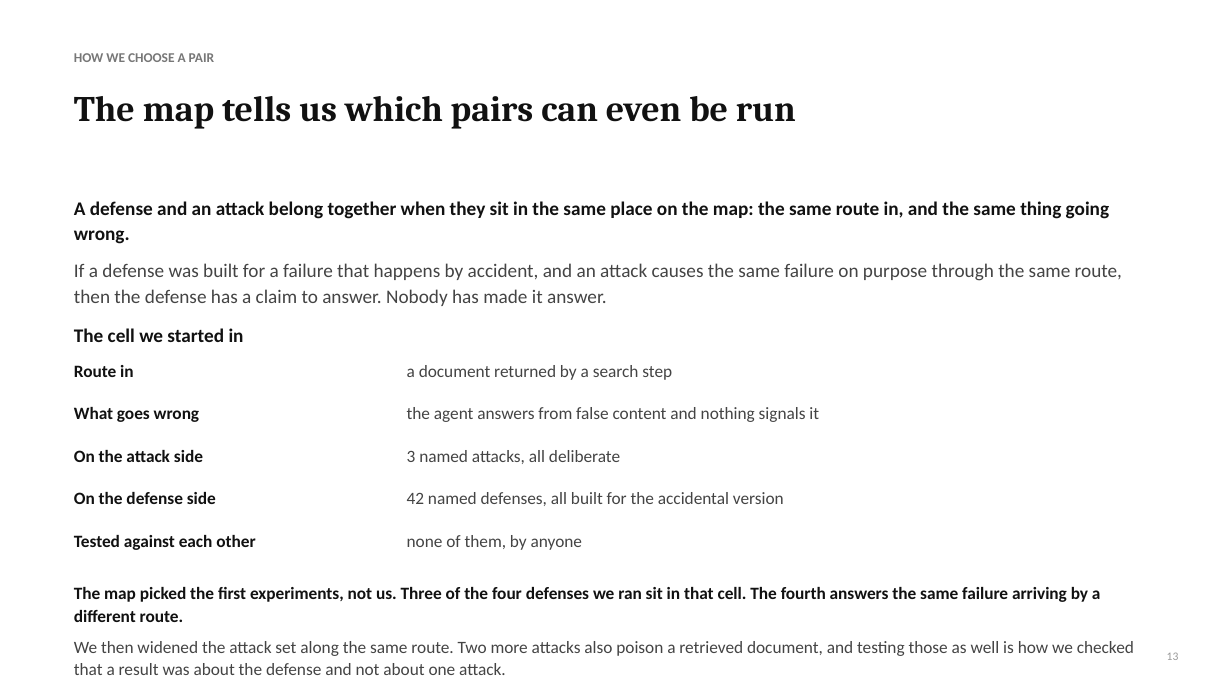
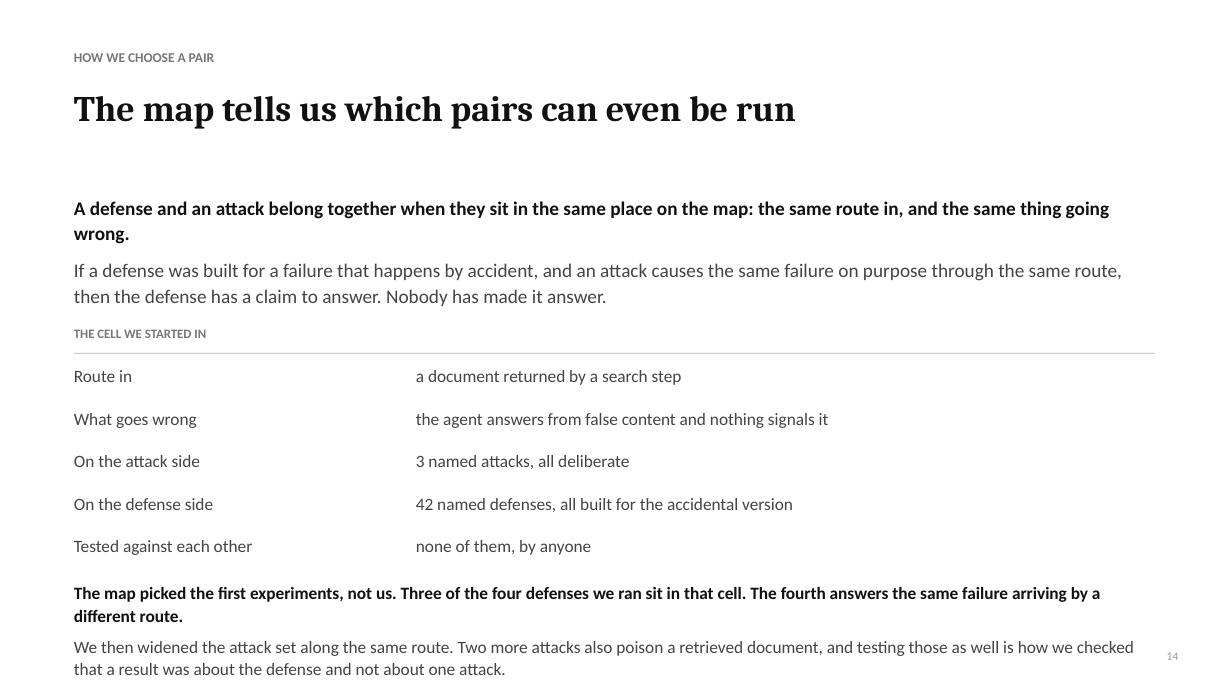
Before and after one commit to Nyamtulla/context_poison, a slide deck: slide 14 of advisor_meeting.pptx (slide 13 before the commit). Drawn at 1232x693 pixels with LibreOffice and Linux fonts; fonts in the diff are those of the drawing. Boxes give left, top, right and bottom in pixels: in the first picture for what was removed or moved away, otherwise in the second. Text is boxed around its words. In the diff, an @@ line names an element or a change of style, - is before the commit and + after.

```diff
--- a/advisor_meeting.pptx
+++ b/advisor_meeting.pptx
@@ text at bbox=[74, 329, 206, 338]: text changed; size 15 to 10 pt; text colour #111111 to #777777 @@
-The cell we started in
+THE CELL WE STARTED IN
@@ rectangle added at bbox=[74, 353, 1155, 354], fill #CCCCCC @@
@@ text "a document returned by a ...": place and size @@
-text "a document returned by a ..." at bbox=[407, 365, 672, 380]
+text "a document returned by a ..." at bbox=[416, 370, 682, 385]
@@ text "the agent answers from false ...": place and size @@
-text "the agent answers from false ..." at bbox=[407, 407, 819, 422]
+text "the agent answers from false ..." at bbox=[416, 413, 829, 428]
@@ text "3 named attacks, all deliberate": place and size @@
-text "3 named attacks, all deliberate" at bbox=[407, 450, 620, 464]
+text "3 named attacks, all deliberate" at bbox=[416, 455, 629, 469]
@@ text at bbox=[74, 455, 200, 467]: text changed; text colour #111111 to #444444; bold off @@
-On the defense side
+On the attack side
@@ text at bbox=[74, 498, 213, 510]: text changed; text colour #111111 to #444444; bold off @@
-On the attack side
+On the defense side
@@ text "42 named defenses, all built ...": place and size @@
-text "42 named defenses, all built ..." at bbox=[407, 492, 784, 506]
+text "42 named defenses, all built ..." at bbox=[416, 498, 793, 512]
@@ text colour #111111 to #444444, bold off in 3 elements at bbox=[74, 370, 132, 382], bbox=[74, 413, 196, 428], bbox=[74, 540, 253, 555] @@
@@ text "none of them, by anyone": place and size @@
-text "none of them, by anyone" at bbox=[407, 535, 582, 550]
+text "none of them, by anyone" at bbox=[416, 540, 591, 555]
@@ text at bbox=[1167, 653, 1179, 660]: text changed @@
-13
+14
```
Also in this commit, not shown: 11 other slides changed, 2 slides added, 1 slide removed, 2 other files.
